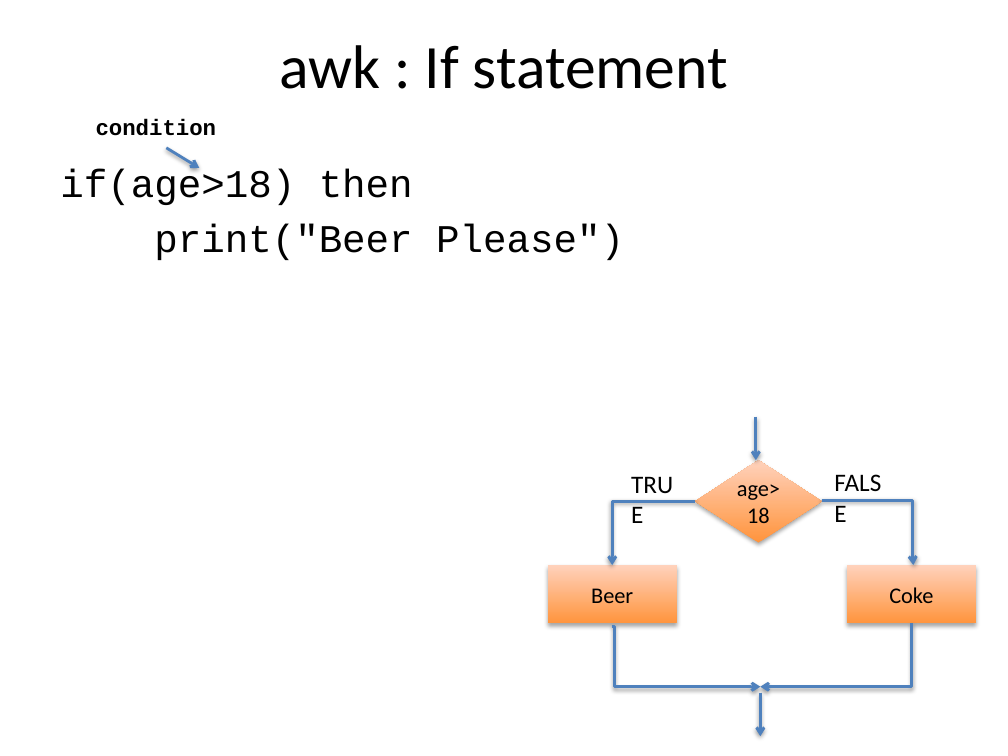
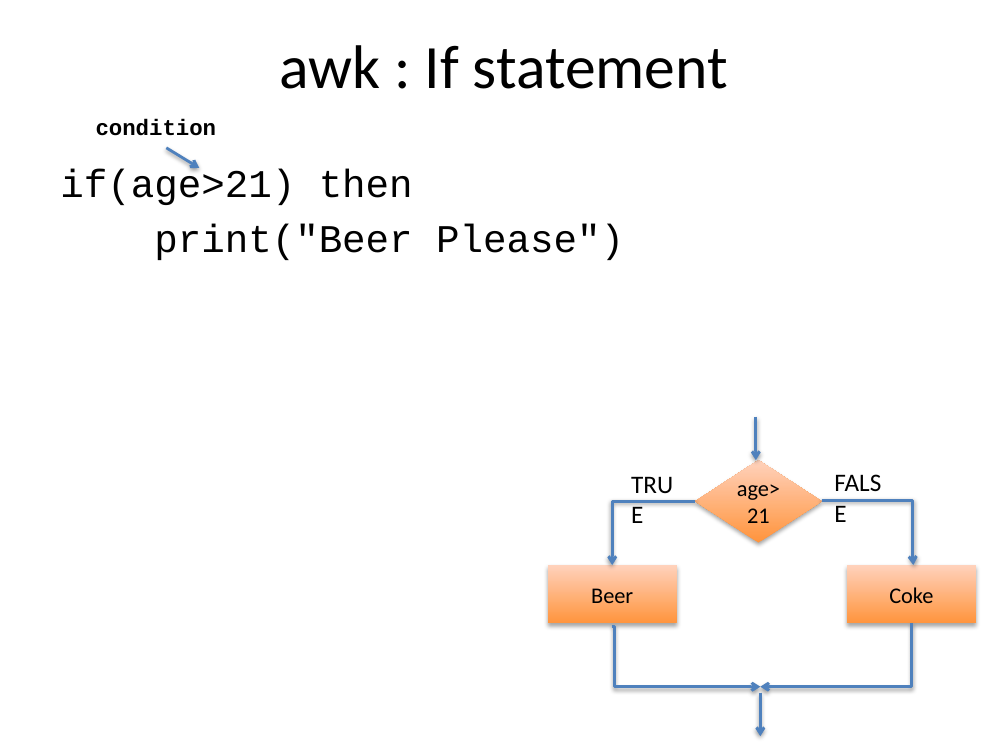
Before and after one commit to QCB-Collaboratory/W1.UNIX.command.line, a slide deck: slide 6 of workshop.slides/day3_Unix.pptx. Drawn at 1008x756 pixels with LibreOffice and Linux fonts; fonts in the diff are those of the drawing. Boxes give left, top, right and bottom in pixels: in the first picture for what was removed or moved away, otherwise in the second. Text is boxed around its words. In the diff, an @@ line names an element or a change of style, - is before the commit and + after.

```diff
--- a/workshop.slides/day3_Unix.pptx
+++ b/workshop.slides/day3_Unix.pptx
@@ text at <box>60,169,413,205</box>: text changed @@
-if(age>18) then
+if(age>21) then
@@ text in diamond at <box>737,484,780,523</box>: text changed @@
-age>18
+age>21
```
Also in this commit, not shown: 4 other slides changed, 1 slide removed, 4 other files.
